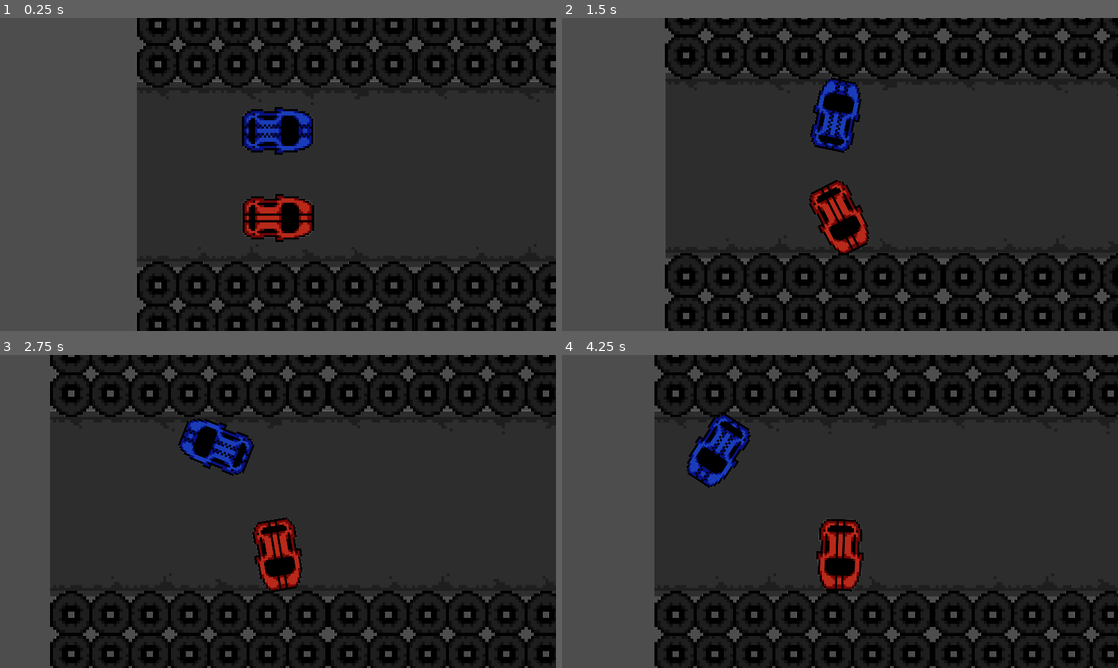
Above: before the commit, frames 1-4 (two rows, left to right).
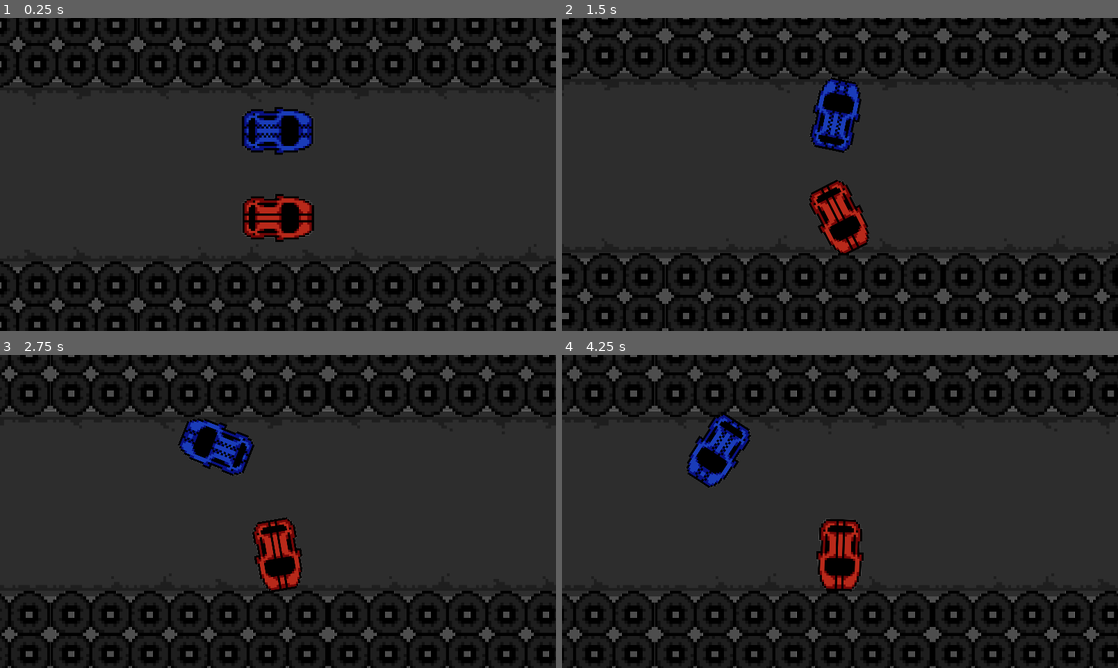
Above: after the commit, the same moments.

Repository: PixelWolf8976/BAISD-AT-at-game
Game: Godot game, scene res://Scenes/base_test_scene.tscn
Same seed, same stepped clock (60 frames per second), same inputs: the game is played once before the commit and once after it. This scene is started directly instead of the project's main scene.
Inputs:
- Up to frame 1 (0.25 s): no input
- Up to frame 2 (1.5 s): hold D (turn_right_1) 0.53-1.28 s; hold Left (turn_left_2) 0.53-1.28 s; hold A (turn_left_1) from 1.28 s (still down); tap Right (turn_right_2) at 1.35 s
- Up to frame 3 (2.75 s): release A (turn_left_1) at 2.03 s; hold D (turn_right_1) from 2.03 s (still down); hold Left (turn_left_2) from 2.03 s (still down)
- Up to frame 4 (4.25 s): release Left (turn_left_2) at 2.78 s; tap Right (turn_right_2) at 2.85 s; release D (turn_right_1) at 3.53 s; hold A (turn_left_1) from 3.53 s (still down); hold Left (turn_left_2) from 3.53 s (still down)

The runs differ from the first frame. In frame 1, 24% of the frame differs, in the area x 0-25%, y 0-100%; in frame 2, 18%; in frame 3, 8.6%; in frame 4, 16%.

Commit message:
Update base_test_scene.tscn

Diff:
--- a/Scenes/base_test_scene.tscn
+++ b/Scenes/base_test_scene.tscn
@@ -9,6 +9,7 @@
 [ext_resource type="PackedScene" uid="uid://c64awdyy3ynfc" path="res://Things/45_road.tscn" id="7_eh2un"]
 
 [node name="Base Test Scene" type="Node2D"]
+metadata/_edit_horizontal_guides_ = [-583.0]
 
 [node name="Player 1" parent="." instance=ExtResource("1_g2chq")]
 unique_name_in_owner = true
@@ -64,3 +65,153 @@
 [node name="45Road2" parent="Level" instance=ExtResource("7_eh2un")]
 position = Vector2(4978, 4724)
 rotation = 0.785398
+
+[node name="45Road3" parent="Level" instance=ExtResource("7_eh2un")]
+position = Vector2(5816, 5562)
+rotation = 0.785398
+
+[node name="Node2D2" parent="Level" instance=ExtResource("6_g8ysx")]
+position = Vector2(8741, 8533)
+rotation = -1.5708
+
+[node name="Barriers8" parent="Level" instance=ExtResource("3_68vrh")]
+position = Vector2(9486, 8525)
+
+[node name="Barriers9" parent="Level" instance=ExtResource("3_68vrh")]
+position = Vector2(10446, 8525)
+
+[node name="Corner2" parent="Level" instance=ExtResource("4_f7uof")]
+position = Vector2(11244, 8525)
+rotation = 1.5708
+
+[node name="Barriers10" parent="Level" instance=ExtResource("3_68vrh")]
+position = Vector2(11245, 9323)
+rotation = 1.5708
+
+[node name="Barriers11" parent="Level" instance=ExtResource("3_68vrh")]
+position = Vector2(11245, 10283)
+rotation = 1.5708
+
+[node name="Barriers12" parent="Level" instance=ExtResource("3_68vrh")]
+position = Vector2(11245, 11243)
+rotation = 1.5708
+
+[node name="Corner3" parent="Level" instance=ExtResource("4_f7uof")]
+position = Vector2(11245, 12041)
+rotation = 3.14159
+
+[node name="Barriers13" parent="Level" instance=ExtResource("3_68vrh")]
+position = Vector2(7567, 12041)
+
+[node name="Barriers14" parent="Level" instance=ExtResource("3_68vrh")]
+position = Vector2(8527, 12041)
+
+[node name="Barriers15" parent="Level" instance=ExtResource("3_68vrh")]
+position = Vector2(9487, 12041)
+
+[node name="Barriers16" parent="Level" instance=ExtResource("3_68vrh")]
+position = Vector2(10447, 12041)
+
+[node name="Barriers17" parent="Level" instance=ExtResource("3_68vrh")]
+position = Vector2(3727, 12041)
+
+[node name="Barriers18" parent="Level" instance=ExtResource("3_68vrh")]
+position = Vector2(4687, 12041)
+
+[node name="Barriers19" parent="Level" instance=ExtResource("3_68vrh")]
+position = Vector2(5647, 12041)
+
+[node name="Barriers20" parent="Level" instance=ExtResource("3_68vrh")]
+position = Vector2(6607, 12041)
+
+[node name="Barriers21" parent="Level" instance=ExtResource("3_68vrh")]
+position = Vector2(-113, 12041)
+
+[node name="Barriers22" parent="Level" instance=ExtResource("3_68vrh")]
+position = Vector2(847, 12041)
+
+[node name="Barriers23" parent="Level" instance=ExtResource("3_68vrh")]
+position = Vector2(1807, 12041)
+
+[node name="Barriers24" parent="Level" instance=ExtResource("3_68vrh")]
+position = Vector2(2767, 12041)
+
+[node name="Barriers27" parent="Level" instance=ExtResource("3_68vrh")]
+position = Vector2(-2033, 12041)
+
+[node name="Barriers28" parent="Level" instance=ExtResource("3_68vrh")]
+position = Vector2(-1073, 12041)
+
+[node name="Corner4" parent="Level" instance=ExtResource("4_f7uof")]
+position = Vector2(-2831, 12042)
+rotation = 4.71239
+
+[node name="Barriers25" parent="Level" instance=ExtResource("3_68vrh")]
+position = Vector2(-2831, 9324)
+rotation = 1.5708
+
+[node name="Barriers26" parent="Level" instance=ExtResource("3_68vrh")]
+position = Vector2(-2831, 10284)
+rotation = 1.5708
+
+[node name="Barriers29" parent="Level" instance=ExtResource("3_68vrh")]
+position = Vector2(-2831, 11244)
+rotation = 1.5708
+
+[node name="Barriers30" parent="Level" instance=ExtResource("3_68vrh")]
+position = Vector2(-2831, 6444)
+rotation = 1.5708
+
+[node name="Barriers31" parent="Level" instance=ExtResource("3_68vrh")]
+position = Vector2(-2831, 7404)
+rotation = 1.5708
+
+[node name="Barriers32" parent="Level" instance=ExtResource("3_68vrh")]
+position = Vector2(-2831, 8364)
+rotation = 1.5708
+
+[node name="Barriers33" parent="Level" instance=ExtResource("3_68vrh")]
+position = Vector2(-2831, 3564)
+rotation = 1.5708
+
+[node name="Barriers34" parent="Level" instance=ExtResource("3_68vrh")]
+position = Vector2(-2831, 4524)
+rotation = 1.5708
+
+[node name="Barriers35" parent="Level" instance=ExtResource("3_68vrh")]
+position = Vector2(-2831, 5484)
+rotation = 1.5708
+
+[node name="Barriers38" parent="Level" instance=ExtResource("3_68vrh")]
+position = Vector2(-2831, 2604)
+rotation = 1.5708
+
+[node name="Barriers41" parent="Level" instance=ExtResource("3_68vrh")]
+position = Vector2(-1920, 0)
+
+[node name="Barriers42" parent="Level" instance=ExtResource("3_68vrh")]
+position = Vector2(-960, 0)
+
+[node name="45Road4" parent="Level" instance=ExtResource("7_eh2un")]
+position = Vector2(6654, 6400)
+rotation = 0.785398
+
+[node name="45Road5" parent="Level" instance=ExtResource("7_eh2un")]
+position = Vector2(7492, 7238)
+rotation = 0.785398
+
+[node name="45Road6" parent="Level" instance=ExtResource("7_eh2un")]
+position = Vector2(8330, 8076)
+rotation = 0.785398
+
+[node name="Barriers39" parent="Level" instance=ExtResource("3_68vrh")]
+position = Vector2(-2831, 1644)
+rotation = 1.5708
+
+[node name="Barriers40" parent="Level" instance=ExtResource("3_68vrh")]
+position = Vector2(-2839, 796)
+rotation = 1.5708
+
+[node name="Corner5" parent="Level" instance=ExtResource("4_f7uof")]
+position = Vector2(-2798, 1)
+scale = Vector2(1.25, 1)
